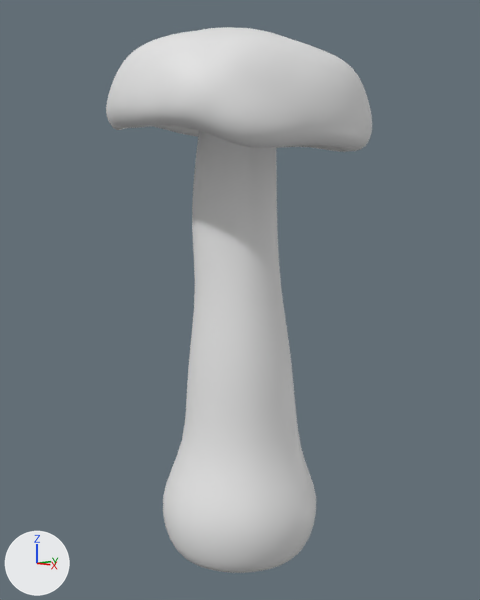
What one commit did to the Blender file purple_mushroom.blend.
Both versions are drawn from a camera (50 mm lens) standing at (8.94, -8.45, 5.22) and looking at (0.04, -0.02, 3.77). Arrows for +X, +Y and +Z are at lower left; the lights stay in place.
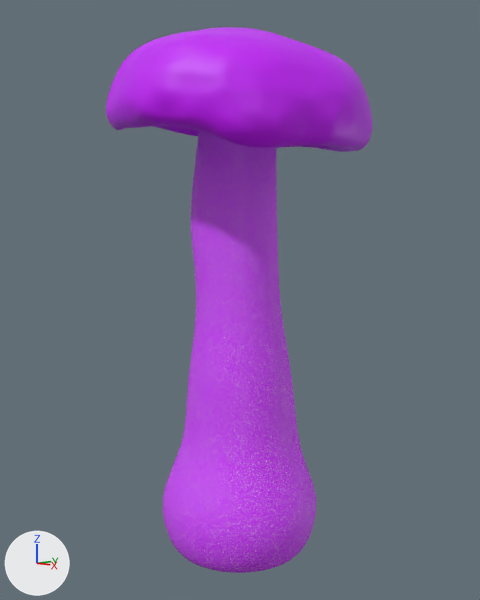
Commit message: coloring the cap and stem

The change, as a list of edits to the scene's bpy script:
```text
Add mat_cap_meterial:
    mat_cap_meterial = bpy.data.materials.new('Cap_meterial')
    # nodes: BsdfPrincipled, Bump, OutputMaterial, TexCoord, TexNoise, ValToRGB
    # colours: purple #c900ff, red #ff0519
Add mat_stem_meterial:
    mat_stem_meterial = bpy.data.materials.new('Stem_meterial')
    # nodes: BsdfPrincipled, OutputMaterial, TexCoord, TexNoise, ValToRGB
    # colours: purple #cc00ff, white #ffffff
Change me_cylinder_001:
    used by ob_cylinder; location = (0.0, 0.0, 0.0)
    remove me_cylinder_001.from_pydata(...)  # 256 vertices, 225 faces; spans x -1.62..1.62, y -1.62..1.62, z -1.0..7.24
    add me_cylinder_001.from_pydata(...)  # 288 vertices, 257 faces; spans x -1.62..1.62, y -1.62..1.62, z -1.0..7.24
    me_cylinder_001 part 1
    32 faces are deleted
    32 vertices in x -1.01..1.01, y -1.01..1.01, z 2.45..2.61 move by (0.0, 0.0, -0.23)
    5 vertices in x -0.76..-0.54, y -0.54..0.54, z 3.98 move by (-0.13, 0.0, 0.73)
    3 vertices in x 0.7..0.76, y -0.29..0.29, z 3.98 move by (-0.04, 0.0, 0.72)
    3 vertices in x -0.29..0.15, y 0.7..0.74, z 3.98 move by (-0.15, 0.01, 0.73)
    3 vertices in x -0.29..0.15, y -0.74..-0.7, z 3.98 move by (-0.15, -0.01, 0.73)
    18 vertices move from x -0.74..0.74, y -0.76..0.76, z 3.98 to x -0.88..0.71, y -0.77..0.77, z 4.7..4.71
    27 vertices are added at x -0.74..0.76, y -0.76..0.76, z 3.51
    5 new vertices lie (0.13, 0.0, -1.2) away from vertices in x -0.76..-0.54, y -0.54..0.54, z 3.98
    64 new faces join them
    me_cylinder_001 part 2: 193 faces spanning x -1.62..1.62, y -1.62..1.62, z -1.0..7.24 switch from no material to mat_stem_meterial
Change me_icosphere:
    where me_icosphere.from_pydata(...)  # 183 vertices, 252 faces; spans x -2.33..2.42, y -2.42..2.41, z -0.5..1.67
    add me_icosphere.materials.append(mat_cap_meterial)
```

What differs and where, as boxes [x1, y1, x2, y2] in the pictures (480 x 600 px):
'Icosphere', recoloured (white to purple): [106, 27, 372, 152] in both
part 1 of me_cylinder_001, built on: before [182, 209, 301, 461]; after [182, 202, 301, 463]
part 2 of me_cylinder_001, recoloured (grey to purple): [163, 131, 316, 573] in both
